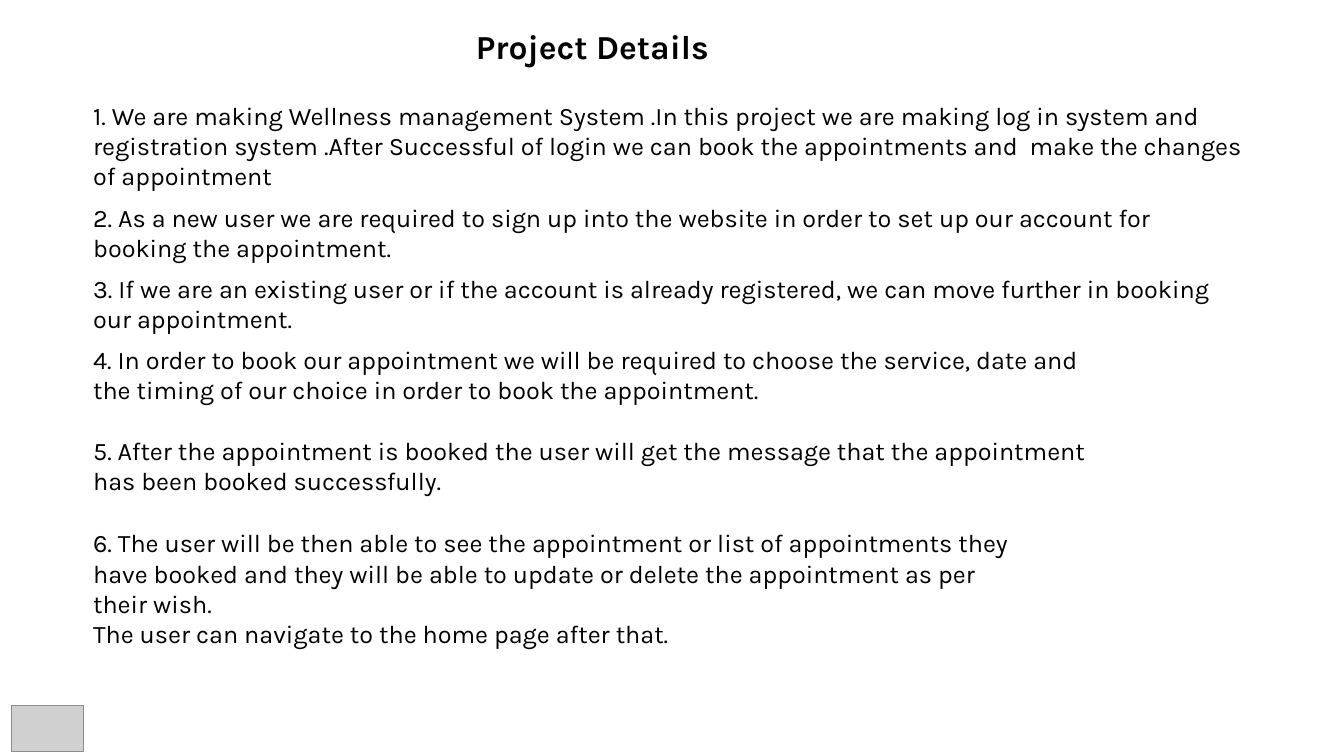
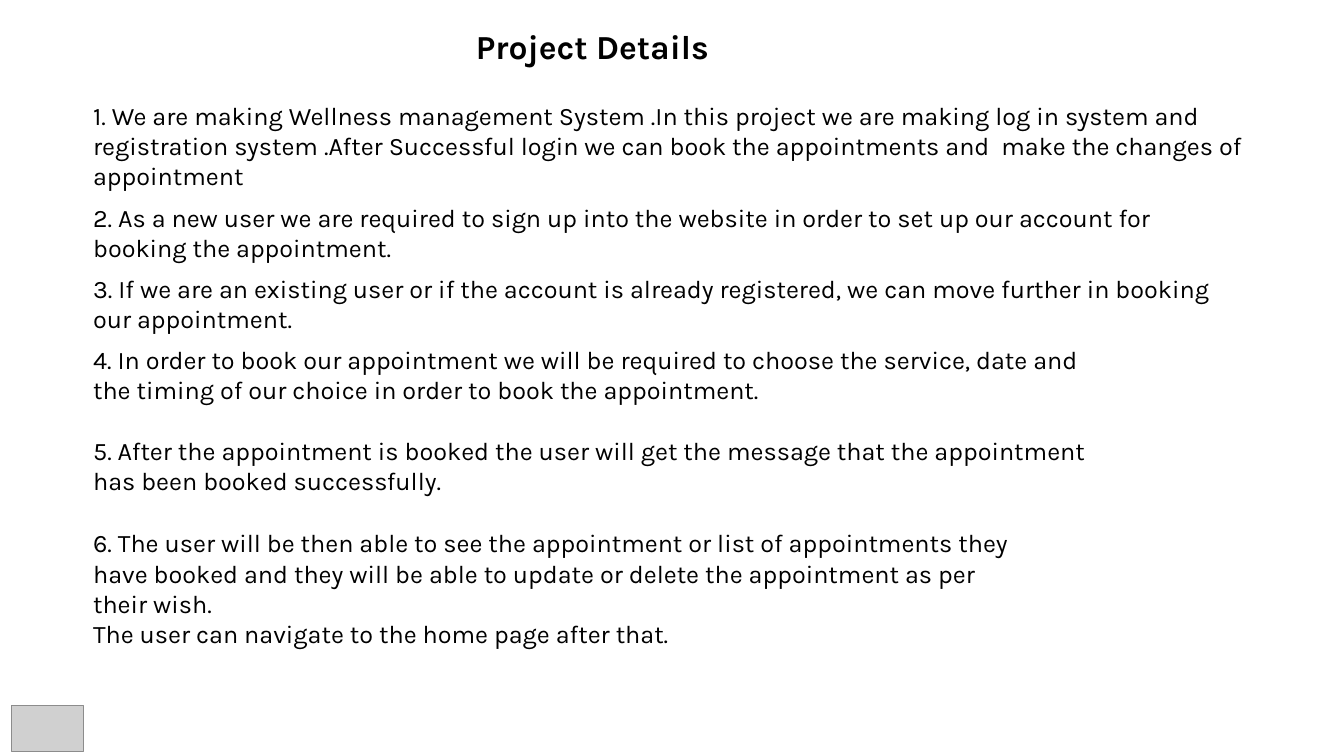
Before and after one commit to jeffthetrazer/IWAM-Group1-Wellness-Project, a slide deck: slide 4 of Wellness_Project_IWAM(Group-1).pptx. Drawn at 1344x756 pixels with LibreOffice and Linux fonts; fonts in the diff are those of the drawing; grey boxes stand for pictures. Boxes give left, top, right and bottom in pixels: in the first picture for what was removed or moved away, otherwise in the second. Text is boxed around its words. In the diff, an @@ line names an element or a change of style, - is before the commit and + after.

Commit message:
Presentation commit

```diff
--- a/Wellness_Project_IWAM(Group-1).pptx
+++ b/Wellness_Project_IWAM(Group-1).pptx
@@ text at [93,107,1241,191]: text changed @@
-1. We are making Wellness management System .In this project we are making log in system and registration system .After Successful of login we can book the appointments and make the changes of appointment
+1. We are making Wellness management System .In this project we are making log in system and registration system .After Successful login we can book the appointments and make the changes of appointment
```
Also in this commit, not shown: 1 other slide changed, 19 other files.
